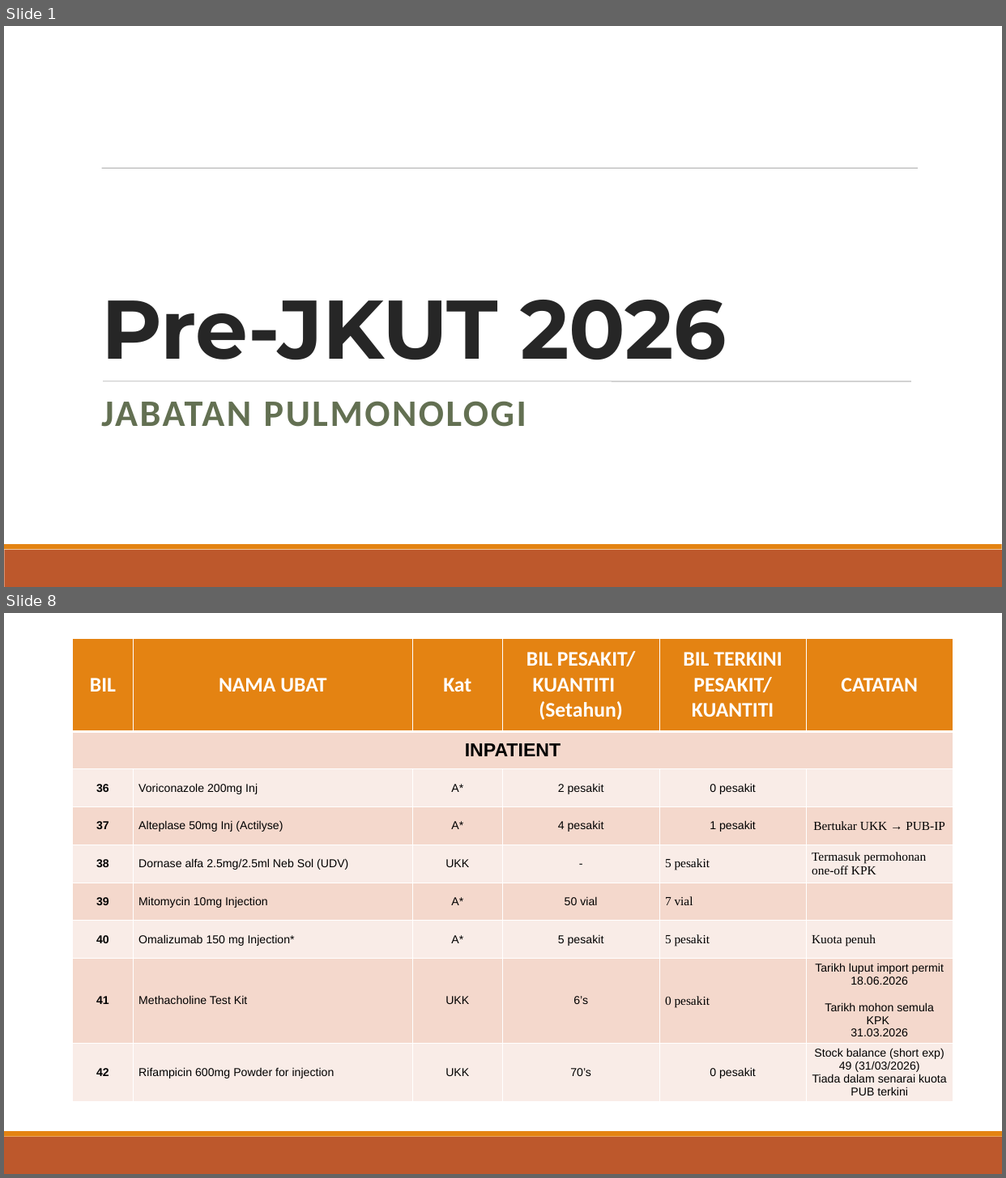
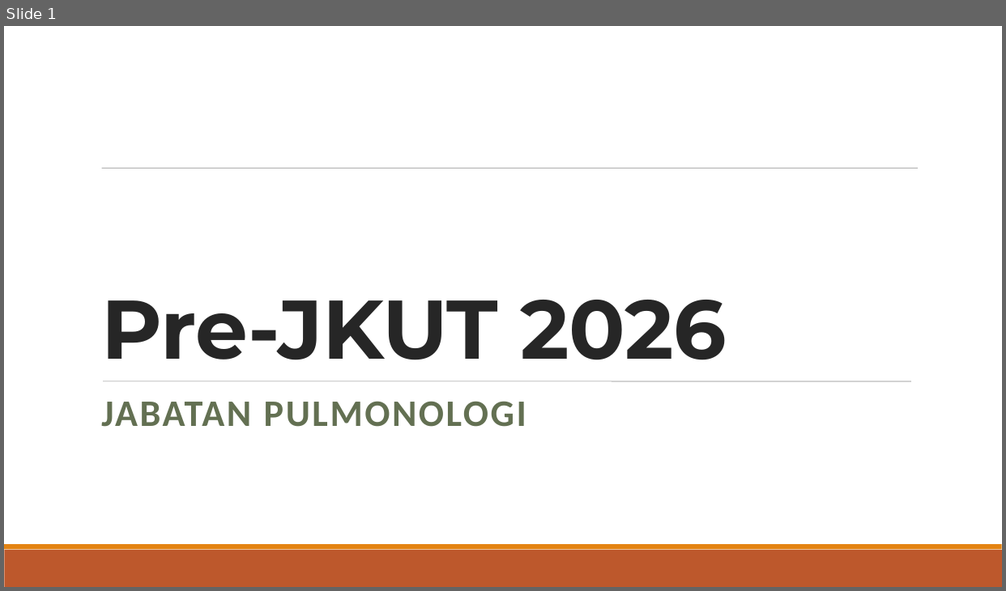
Before and after one commit to JooSzeHao/PUB-Kuota-Discussion, a slide deck: slides/Slide_Pre_JKUT_PULMONOLOGI_Feb_2026_UPDATED.pptx. Shown one above the other, each under a label of ours: slides 1 and 8 before the commit, slide 1 after it; the slides between them are not shown. The pictures are 1006x1178 and 1006x591 pixels, drawn with LibreOffice and Linux fonts; fonts in the diff are those of the drawing. Boxes give left, top, right and bottom in pixels: in the first picture for what was removed or moved away, otherwise in the second. Text is boxed around its words. In the diff, an @@ line names an element or a change of style, - is before the commit and + after.

```diff
--- a/slides/Slide_Pre_JKUT_PULMONOLOGI_Feb_2026_UPDATED.pptx
+++ b/slides/Slide_Pre_JKUT_PULMONOLOGI_Feb_2026_UPDATED.pptx
@@ slide 8 removed at (x1=4, y1=613, x2=1002, y2=1174), background #FFFFFF; not listed: 3 template elements that a slide beside it also shows @@
@@ table removed at (x1=73, y1=638, x2=953, y2=1099), 9 rows, 6 columns @@
-BIL | NAMA UBAT | Kat | BIL PESAKIT/ KUANTITI (Setahun) | BIL TERKINI PESAKIT/ KUANTITI | CATATAN
-INPATIENT |  |  |  |  | 
-36 | Voriconazole 200mg Inj | A* | 2 pesakit | 0 pesakit | 
-37 | Alteplase 50mg Inj (Actilyse) | A* | 4 pesakit | 1 pesakit | Bertukar UKK → PUB-IP
-38 | Dornase alfa 2.5mg/2.5ml Neb Sol (UDV) | UKK | - | 5 pesakit | Termasuk permohonan one-off KPK
-39 | Mitomycin 10mg Injection | A* | 50 vial | 7 vial | 
-40 | Omalizumab 150 mg Injection* | A* | 5 pesakit | 5 pesakit | Kuota penuh
-41 | Methacholine Test Kit | UKK | 6’s | 0 pesakit | Tarikh luput import permit 18.06.2026 / Tarikh mohon semula KPK / 31.03.2026
-42 | Rifampicin 600mg Powder for injection | UKK | 70’s | 0 pesakit | Stock balance (short exp) / 49 (31/03/2026) / Tiada dalam senarai kuota PUB terkini
```
Also in this commit, not shown: 5 slides changed, 1 slide added, 2 other slides removed.
